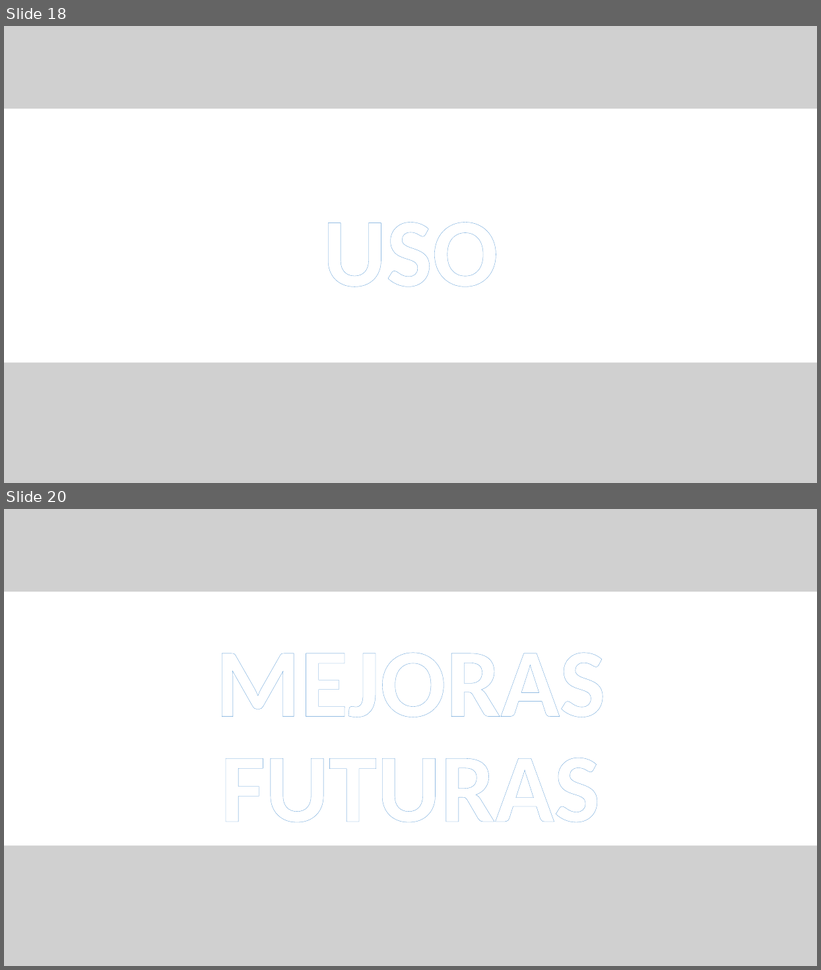
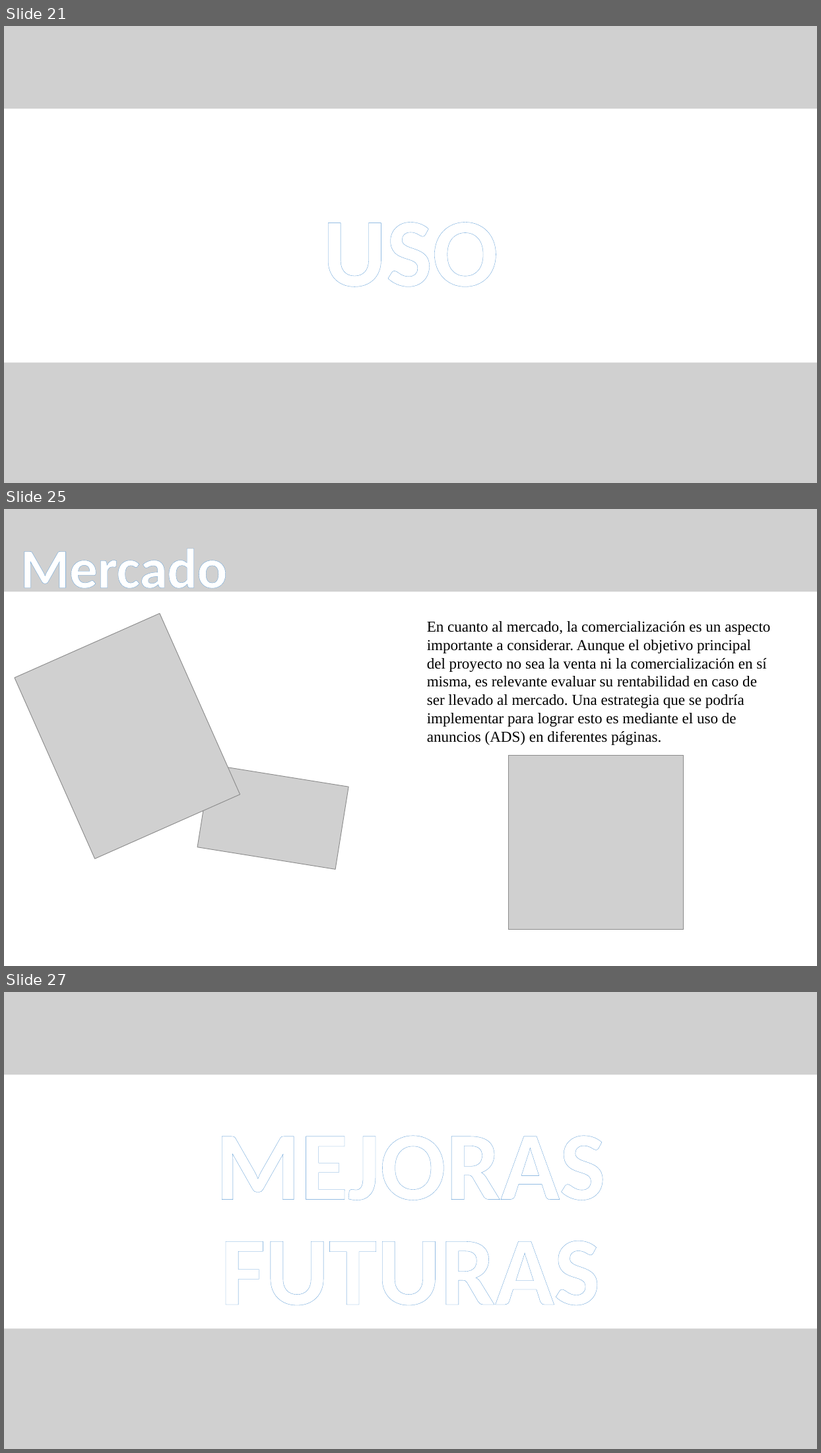
Before and after one commit to CBujeda/TFG-PROYECT-Nine_Image_Board, a slide deck: Documentation/presentación/NIB 0.1.1 - PRESENTATION .pptx. Shown one above the other, each under a label of ours: slides 18 and 20 before the commit, slides 21, 25 and 27 after it; the slides between them are not shown. The pictures are 821x970 and 821x1453 pixels, drawn with LibreOffice and Linux fonts; fonts in the diff are those of the drawing; grey boxes stand for pictures. Boxes give left, top, right and bottom in pixels: in the first picture for what was removed or moved away, otherwise in the second. Text is boxed around its words. In the diff, an @@ line names an element or a change of style, - is before the commit and + after.

```diff
--- a/Documentation/presentación/NIB 0.1.1 - PRESENTATION .pptx
+++ b/Documentation/presentación/NIB 0.1.1 - PRESENTATION .pptx
@@ slide 25 added at [4, 509, 817, 966], background #FFFFFF @@
@@ freeform shape added at [4, 509, 817, 586], fill #4472C4 @@
@@ picture added at [4, 509, 817, 592] @@
@@ text added at [20, 549, 227, 601], 66 pt, text pattern #9DC3E6 on #FFFFFF, bold @@
+Mercado
@@ picture added at [15, 613, 240, 859] @@
@@ text added at [427, 621, 770, 745], 18 pt, text #000000 @@
+En cuanto al mercado, la comercialización es un aspecto importante a considerar. Aunque el objetivo principal del proyecto no sea la venta ni la comercialización en sí misma, es relevante evaluar su rentabilidad en caso de ser llevado al mercado. Una estrategia que se podría implementar para lograr esto es mediante el uso de anuncios (ADS) en diferentes páginas.
@@ picture added at [198, 765, 349, 869] @@
@@ picture added at [508, 755, 684, 931] @@
@@ what was slide 18 is now slide 21 @@
@@ what was slide 20 is now slide 27 @@
```
Also in this commit, not shown: 1 slide changed, 8 other slides added, 1 slide removed.
